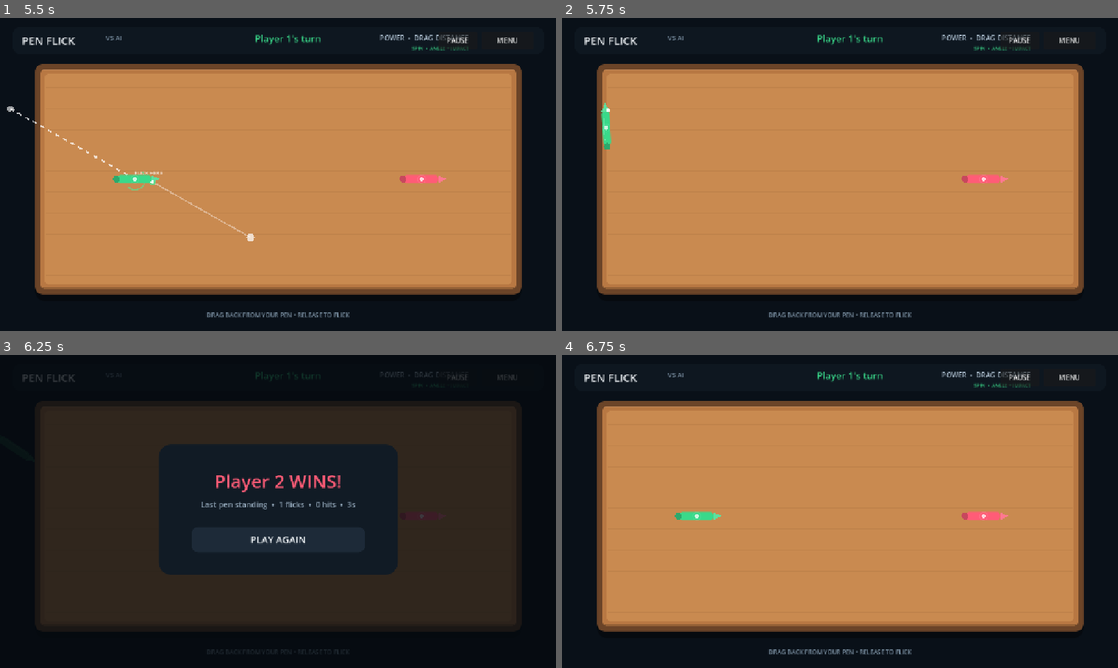
Above: before the commit, frames 1-4 (two rows, left to right).
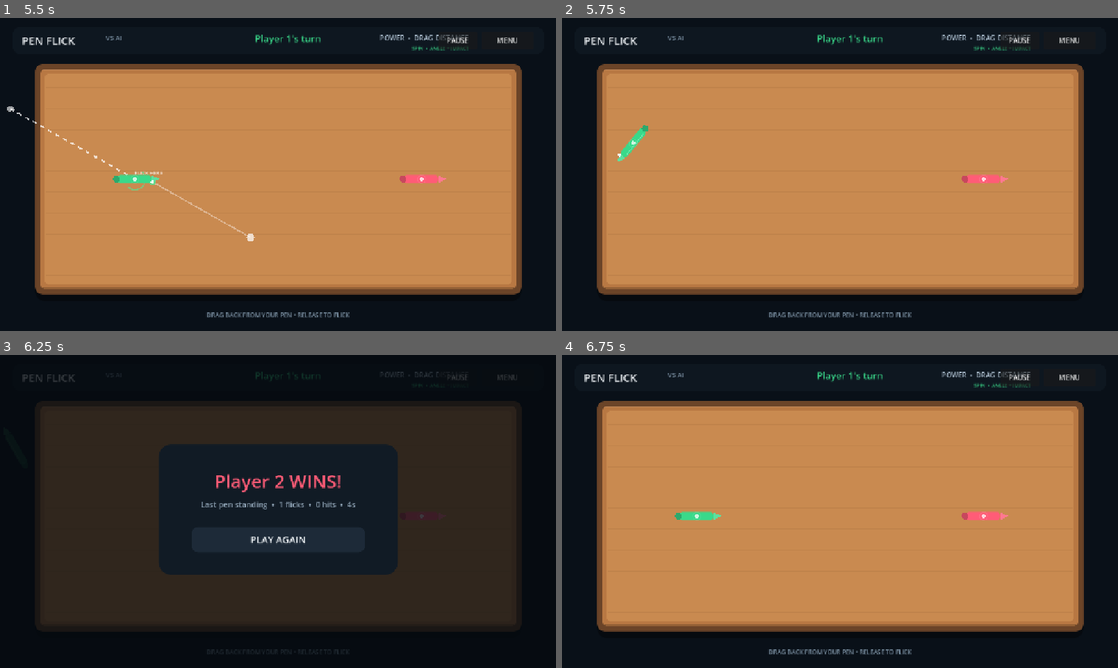
Above: after the commit, the same moments.

Repository: akash047jj-boop/PenFlick
Game: Godot game, scene res://main.tscn
Two runs of this game, one before a commit and one after it. Both use one fixed random seed, a clock stepped at 60 frames per second and the inputs below.
Inputs (mouse positions are in pixels of both pictures, inside the frame that each line leads up to):
- Up to frame 1 (5.5 s): click "SINGLE PLAYER" at 0.5 s; click "MENU" at 1.25 s; click "SINGLE PLAYER" at 2 s; click "PAUSE" at 2.75 s; click "RESUME" at 3.5 s; tap Enter at 4.25 s; move the mouse to (400, 158) at 4.27 s; click (400, 158) at 4.42 s; tap Space at 5 s; drag from (166, 190) to (250, 237) at 5.02 s
- Up to frame 2 (5.75 s): no input
- Up to frame 3 (6.25 s): move the mouse to (333, 442) at 5.77 s; click (333, 442) at 5.92 s
- Up to frame 4 (6.75 s): click "PLAY AGAIN" at 6.5 s

Frame 1 is identical in both runs. In frame 2, 0.4% of the frame differs, in the area x 7-16%, y 27-46%; in frame 3, less than 0.1%; in frame 4, nothing differs.

Commit message:
Tune force-based braking friction and spin damping

Diff:
--- a/scripts/pen.gd
+++ b/scripts/pen.gd
@@ -11,14 +11,23 @@
 var total_hits: int = 0
 var flick_contact_offset: Vector2 = Vector2.ZERO
 
+# Movement tuning: fast launches lose speed aggressively, while gentle
+# launches remain controllable. This gives a strong "flick and stop" feel.
+const BASE_LINEAR_DAMP := 0.42
+const MAX_SPEED_DAMP_BONUS := 4.8
+const BASE_ANGULAR_DAMP := 0.55
+const MAX_SPIN_DAMP_BONUS := 5.5
+const REFERENCE_SPEED := 1250.0
+const REFERENCE_SPIN := 12.0
+
 func setup(id: int, pname: String, color: Color) -> void:
     player_id = id
     player_name = pname
     pen_color = color
     mass = 1.0
     gravity_scale = 0.0
-    linear_damp = 0.95
-    angular_damp = 1.15
+    linear_damp = BASE_LINEAR_DAMP
+    angular_damp = BASE_ANGULAR_DAMP
     inertia = 0.62
     continuous_cd = RigidBody2D.CCD_MODE_CAST_SHAPE
     contact_monitor = true
@@ -27,8 +36,8 @@
     center_of_mass = Vector2(0.0, 0.0)
 
     var material := PhysicsMaterial.new()
-    material.friction = 0.22
-    material.bounce = 0.42
+    material.friction = 0.78
+    material.bounce = 0.12
     physics_material_override = material
 
     var shape_node := CollisionShape2D.new()
@@ -52,6 +61,8 @@
     # Apply the flick at the player's chosen point on the pen. This creates
     # realistic rotation when the hit is away from the centre.
     apply_impulse(impulse, flick_contact_offset)
+    # Do not add a separate torque impulse here. The off-centre impulse
+    # already generates physically correct spin.
     queue_redraw()
 
 func _on_body_entered(body: Node) -> void:
@@ -80,13 +91,30 @@
         var normal: Vector2 = to_other.normalized()
         var tangent: Vector2 = Vector2(-normal.y, normal.x)
         var tangential_speed: float = abs(relative_velocity.dot(tangent))
-        var spin: float = tangential_speed * 0.035 + impact_speed * 0.008
+        var spin: float = tangential_speed * 0.012 + impact_speed * 0.0025
         var side: float = sign(relative_velocity.dot(tangent))
         if side == 0.0:
             side = 1.0
         apply_torque_impulse(side * spin * mass)
 
     queue_redraw()
+
+func _physics_process(_delta: float) -> void:
+    if eliminated:
+        return
+
+    # Damping scales with current speed. A powerful flick starts fast and
+    # therefore brakes hard; as it slows, braking becomes gentler.
+    var speed_ratio: float = clampf(linear_velocity.length() / REFERENCE_SPEED, 0.0, 1.0)
+    var spin_ratio: float = clampf(absf(angular_velocity) / REFERENCE_SPIN, 0.0, 1.0)
+    linear_damp = BASE_LINEAR_DAMP + speed_ratio * MAX_SPEED_DAMP_BONUS
+    angular_damp = BASE_ANGULAR_DAMP + spin_ratio * MAX_SPIN_DAMP_BONUS
+
+    # Prevent tiny residual movement/spin from making pens jitter forever.
+    if linear_velocity.length() < 4.0:
+        linear_velocity = Vector2.ZERO
+    if absf(angular_velocity) < 0.08:
+        angular_velocity = 0.0
 
 func eliminate() -> void:
     if eliminated:
